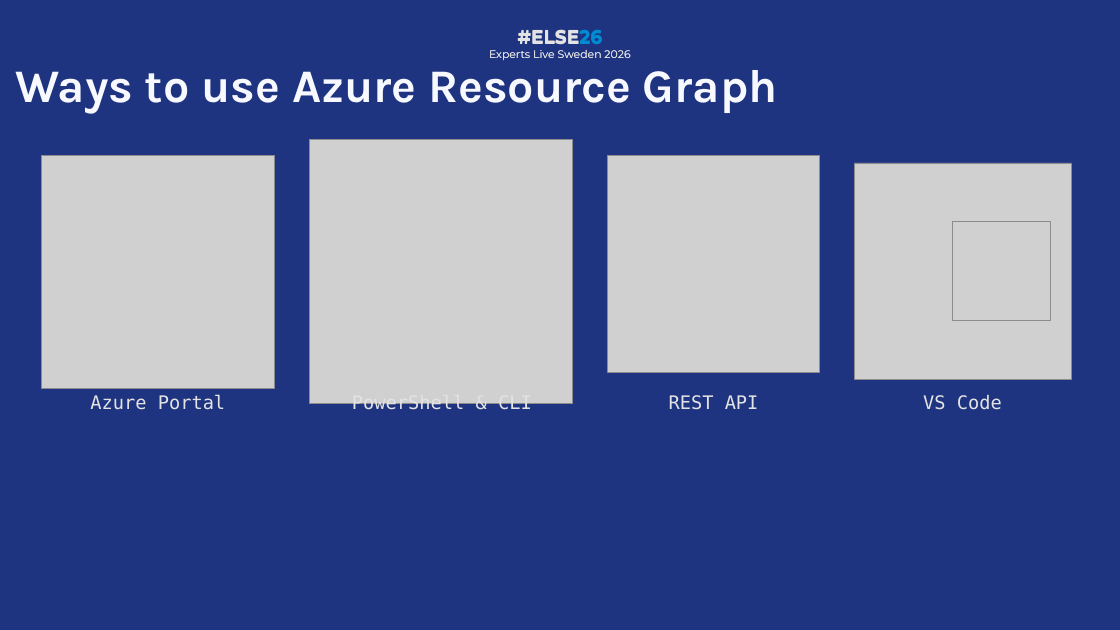
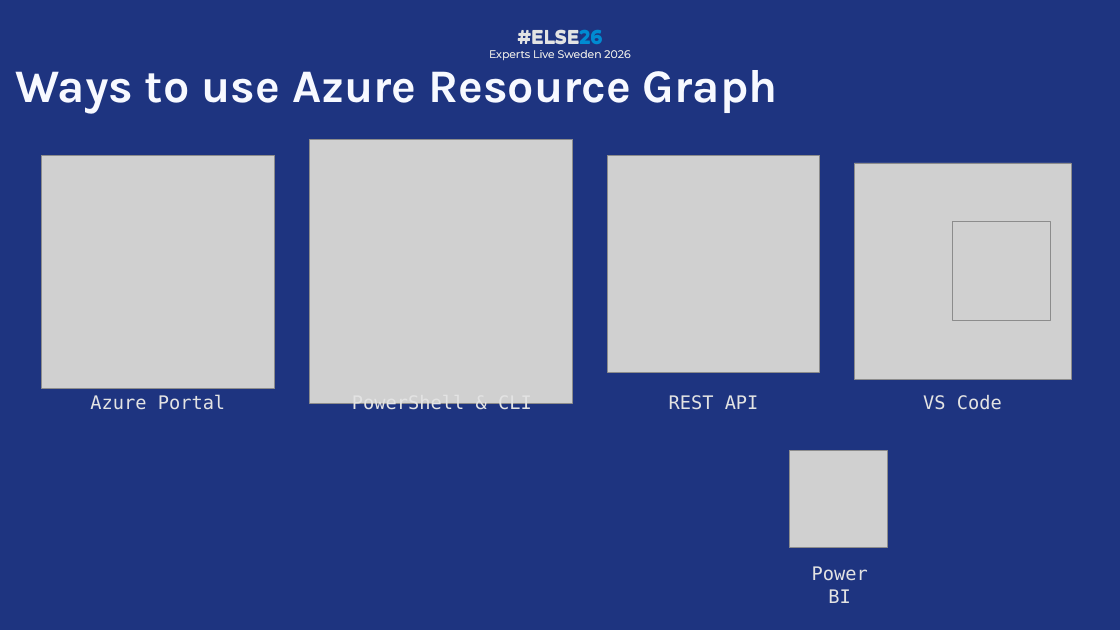
Before and after one commit to PalmEmanuel/ELSE26, a slide deck: slide 13 of ELSE26_TreasureHuntingInAzureWithKQL.pptx. Drawn at 1120x630 pixels with LibreOffice and Linux fonts; fonts in the diff are those of the drawing; grey boxes stand for pictures; background and template pictures are left out. Boxes give left, top, right and bottom in pixels: in the first picture for what was removed or moved away, otherwise in the second. Text is boxed around its words. In the diff, an @@ line names an element or a change of style, - is before the commit and + after.

```diff
--- a/ELSE26_TreasureHuntingInAzureWithKQL.pptx
+++ b/ELSE26_TreasureHuntingInAzureWithKQL.pptx
@@ picture added at [790,451,887,548] @@
@@ text added at [812,566,868,603], 24 pt, text #E3E3E3 @@
+Power BI
```
Also in this commit, not shown: 6 other slides changed, 1 slide added, 1 other file.
